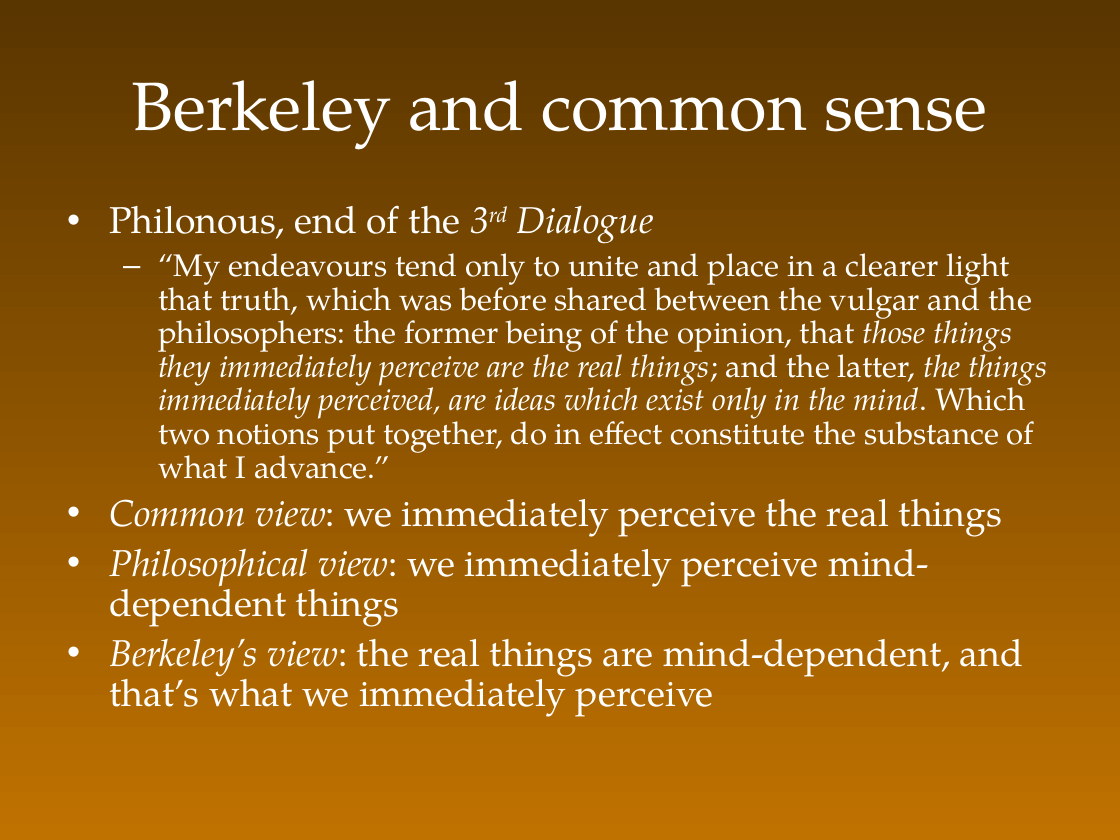
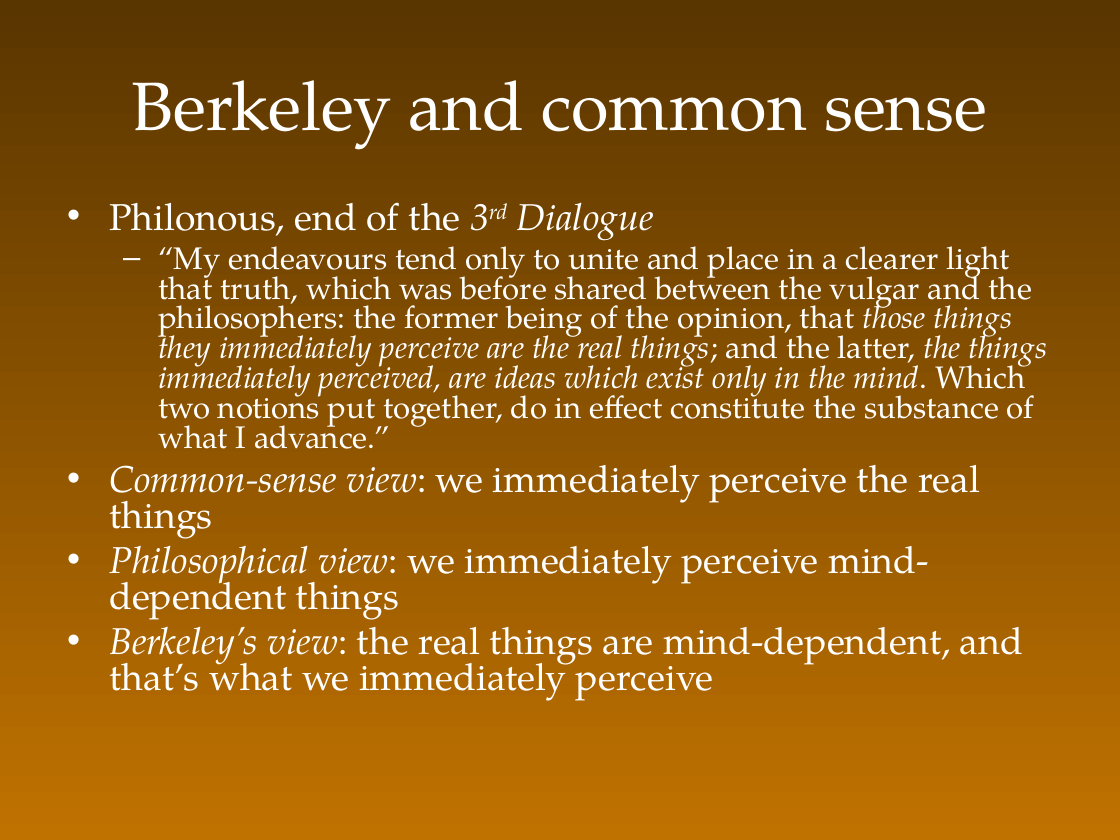
Before and after one commit to colemitchell/colemitchell.github.io, a slide deck: slide 7 of PHIL2220/Berkeley.ppt. Drawn at 1120x840 pixels with LibreOffice and Linux fonts; fonts in the diff are those of the drawing. Boxes give left, top, right and bottom in pixels: in the first picture for what was removed or moved away, otherwise in the second. Text is boxed around its words. In the diff, an @@ line names an element or a change of style, - is before the commit and + after.

```diff
--- a/PHIL2220/Berkeley.ppt
+++ b/PHIL2220/Berkeley.ppt
@@ text at (109, 202, 1048, 701): line spacing 0.9 to 0.8 @@
@@ text at (109, 465, 980, 539): text changed @@
-• Common view: we immediately perceive the real things
+• Common-sense view: we immediately perceive the real things
```
Also in this commit, not shown: 8 other slides changed, 2 slides removed, 2 other files.
